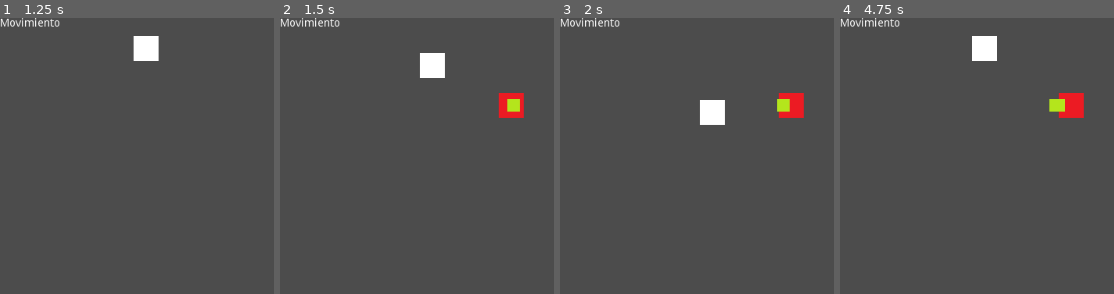
Above: before the commit, frames 1-4 (left to right).
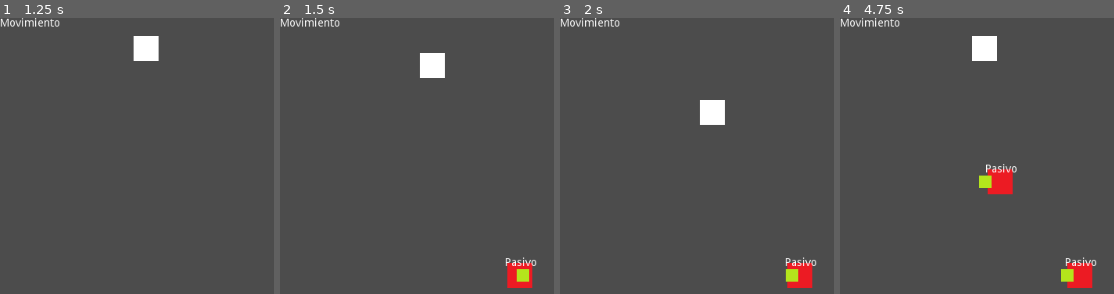
Above: after the commit, the same moments.

Repository: Metecko/Conejo-Magico
Game: Godot game, scene res://escenas/Principal.tscn
Two runs of this game, one before a commit and one after it. Both use one fixed random seed, a clock stepped at 60 frames per second and the inputs below.
Inputs (mouse positions are in pixels of both pictures, inside the frame that each line leads up to):
- Up to frame 1 (1.25 s): tap Enter at 0.5 s; move the mouse to (outside the picture) at 0.52 s; hold Right (ui_right) from 0.53 s (still down); hold Space (bastonazo) from 0.53 s (still down)
- Up to frame 2 (1.5 s): move the mouse to (521, 274) at 1.27 s; release Right (ui_right) at 1.28 s; release Space (bastonazo) at 1.28 s; hold Down (ui_down) from 1.28 s (still down); right-click (521, 274) at 1.35 s
- Up to frame 3 (2 s): keep holding Down (ui_down)
- Up to frame 4 (4.75 s): move the mouse to (outside the picture) at 2.02 s; release Down (ui_down) at 2.03 s; hold Right (ui_right) 2.03-2.78 s; tap Shift (dash) at 2.1 s; move the mouse to (outside the picture) at 2.77 s; hold Up (ui_up) 2.78-3.53 s; click (outside the picture) at 2.85 s; move the mouse to (outside the picture) at 3.52 s; hold Space (bastonazo) 3.53-4.28 s; hold Left (ui_left) from 3.53 s (still down); move the mouse to (998, 180) at 4.27 s; right-click (998, 180) at 4.35 s

Frame 1 is identical in both runs. In frame 2, 1.8% of the frame differs, in the area x 79-94%, y 27-98%; in frame 3, 1.9%; in frame 4, 3.2%, in the area x 50-94%, y 27-98%.
Error before the commit: Invalid get index 'shape' (on base: 'null instance'). (res://entidades/enemigos/creep/Creep.gd:14)

Commit message:
agregado bloque y estados a creep

Diff:
--- a/entidades/enemigos/creep/Creep.gd
+++ b/entidades/enemigos/creep/Creep.gd
@@ -11,7 +11,7 @@
 	return movedir
 
 func _ready() -> void:
-	$Visibilidad/CollisionShape2D.shape.radius = radio_deteccion
+	$Vision/CollisionShape2D.shape.radius = radio_deteccion
 	$ReaccionTimer.wait_time = tiempo_reaccion
 	position = get_global_mouse_position()
 
--- a/entidades/enemigos/creep/Creep.tscn
+++ b/entidades/enemigos/creep/Creep.tscn
@@ -1,11 +1,13 @@
-[gd_scene load_steps=9 format=2]
+[gd_scene load_steps=11 format=2]
 
 [ext_resource path="res://entidades/enemigos/creep/img/mira.png" type="Texture" id=1]
 [ext_resource path="res://entidades/enemigos/creep/img/enemigo.png" type="Texture" id=2]
 [ext_resource path="res://entidades/enemigos/Mira.gd" type="Script" id=3]
 [ext_resource path="res://entidades/enemigos/creep/Creep.gd" type="Script" id=4]
 [ext_resource path="res://entidades/enemigos/creep/CreepEstadoControlador.gd" type="Script" id=5]
-[ext_resource path="res://entidades/enemigos/creep/estados/Quieto.gd" type="Script" id=6]
+[ext_resource path="res://entidades/enemigos/creep/estados/Pasivo.gd" type="Script" id=6]
+[ext_resource path="res://entidades/enemigos/creep/estados/Alerta.gd" type="Script" id=7]
+[ext_resource path="res://entidades/enemigos/creep/estados/Agresivo.gd" type="Script" id=8]
 
 [sub_resource type="CircleShape2D" id=1]
 
@@ -23,18 +25,29 @@
 
 [node name="EstadoControlador" type="Node" parent="."]
 script = ExtResource( 5 )
-ESTADO_INICIAL = NodePath("Quieto")
+ESTADO_INICIAL = NodePath("Pasivo")
 
-[node name="Quieto" type="Node" parent="EstadoControlador"]
+[node name="Pasivo" type="Node" parent="EstadoControlador"]
 script = ExtResource( 6 )
 
 [node name="Alerta" type="Node" parent="EstadoControlador"]
+script = ExtResource( 7 )
 
 [node name="Agresivo" type="Node" parent="EstadoControlador"]
+script = ExtResource( 8 )
 
 [node name="Golpeado" type="Node" parent="EstadoControlador"]
 
 [node name="Atacando" type="Node" parent="EstadoControlador"]
+
+[node name="Label" type="Label" parent="."]
+margin_left = -18.6559
+margin_top = -22.5747
+margin_right = 21.3441
+margin_bottom = -8.57474
+__meta__ = {
+"_edit_use_anchors_": false
+}
 
 [node name="Mira" type="Sprite" parent="."]
 texture = ExtResource( 1 )
@@ -57,6 +70,6 @@
 shape = SubResource( 2 )
 
 [node name="RayCastVision" type="RayCast2D" parent="."]
-[connection signal="body_entered" from="Vision" to="." method="_on_Vision_body_entered"]
-[connection signal="body_exited" from="Vision" to="." method="_on_Vision_body_exited"]
-[connection signal="timeout" from="ReaccionTimer" to="." method="_on_ReaccionTimer_timeout"]
+enabled = true
+collision_mask = 5
+[connection signal="body_entered" from="Vision" to="EstadoControlador/Pasivo" method="_on_Vision_body_entered"]
--- a/entidades/enemigos/creep/CreepEstadoControlador.gd
+++ b/entidades/enemigos/creep/CreepEstadoControlador.gd
@@ -2,8 +2,11 @@
 
 export(NodePath) var ESTADO_INICIAL
 
+var target
+var puede_moverse: bool = false
+
 onready var estados_mapa = {
-		"quieto": $Quieto,
+		"pasivo": $Pasivo,
 		"alerta": $Alerta,
 		"agresivo": $Agresivo,
 		"golpeado": $Golpeado,
@@ -28,6 +31,7 @@
 # warning-ignore:unused_argument
 func _physics_process(delta: float) -> void:
 	estado_actual.actualizar()
+	owner.get_node("Label").text = estado_actual.name
 
 func _cambiar_estado(estado: String):
 	if not _activo:
--- /dev/null
+++ b/entidades/enemigos/creep/estados/Agresivo.gd
@@ -0,0 +1,22 @@
+class_name AgresivoCreep
+extends Estado
+
+onready var perspectiva: RayCast2D = owner.get_node("RayCastVision")
+var observado
+var es_jugador = false
+
+func actualizar():
+
+	if mirar_target():
+		return
+	else:
+		emit_signal("terminado", "alerta")
+
+func mirar_target() -> bool:
+	perspectiva.cast_to = owner.target.position - owner.position
+	perspectiva.force_raycast_update()
+	observado = perspectiva.get_collider()
+	if observado.name == "Jugador":
+		es_jugador = true
+
+	return es_jugador
--- /dev/null
+++ b/entidades/enemigos/creep/estados/Alerta.gd
@@ -0,0 +1,21 @@
+class_name AlertaCreep
+extends Estado
+
+onready var perspectiva: RayCast2D = owner.get_node("RayCastVision")
+var observado
+var es_jugador = false
+
+func actualizar():
+	if mirar_target():
+		emit_signal("terminado", "agresivo")
+	else:
+		return
+
+func mirar_target() -> bool:
+	perspectiva.cast_to = owner.target.position - owner.position
+	perspectiva.force_raycast_update()
+	observado = perspectiva.get_collider()
+	if observado.name == "Jugador":
+		es_jugador = true
+
+	return es_jugador
--- /dev/null
+++ b/entidades/enemigos/creep/estados/Pasivo.gd
@@ -0,0 +1,10 @@
+class_name PasivoCreep
+extends Estado
+
+func actualizar():
+	pass
+
+func _on_Vision_body_entered(body):
+	if body.name == "Jugador":
+		owner.target = body
+		emit_signal("terminado", "alerta")
--- a/entidades/enemigos/creep/estados/Quieto.gd
+++ /dev/null
@@ -1,9 +0,0 @@
-class_name QuietoCreep
-extends Estado
-
-func actualizar():
-	if owner.movedir:
-		emit_signal("terminado", "movimiento")
-
-func wea():
-	print("maraca")
--- /dev/null
+++ b/entidades/obstaculos/Obstaculo.tscn
@@ -0,0 +1,14 @@
+[gd_scene load_steps=3 format=2]
+
+[ext_resource path="res://entidades/jugador/img/player.png" type="Texture" id=1]
+
+[sub_resource type="RectangleShape2D" id=1]
+extents = Vector2( 15.8635, 15.8961 )
+
+[node name="KinematicBody2D" type="StaticBody2D"]
+
+[node name="Sprite" type="Sprite" parent="."]
+texture = ExtResource( 1 )
+
+[node name="CollisionShape2D" type="CollisionShape2D" parent="."]
+shape = SubResource( 1 )
--- a/project.godot
+++ b/project.godot
@@ -9,6 +9,16 @@
 config_version=4
 
 _global_script_classes=[ {
+"base": "Estado",
+"class": "AgresivoCreep",
+"language": "GDScript",
+"path": "res://entidades/enemigos/creep/estados/Agresivo.gd"
+}, {
+"base": "Estado",
+"class": "AlertaCreep",
+"language": "GDScript",
+"path": "res://entidades/enemigos/creep/estados/Alerta.gd"
+}, {
 "base": "Enemigo",
 "class": "Creep",
 "language": "GDScript",
@@ -45,16 +55,18 @@
 "path": "res://entidades/enemigos/Mira.gd"
 }, {
 "base": "Estado",
+"class": "PasivoCreep",
+"language": "GDScript",
+"path": "res://entidades/enemigos/creep/estados/Pasivo.gd"
+}, {
+"base": "Estado",
 "class": "Quieto",
 "language": "GDScript",
 "path": "res://entidades/jugador/estados/Quieto.gd"
-}, {
-"base": "Estado",
-"class": "QuietoCreep",
-"language": "GDScript",
-"path": "res://entidades/enemigos/creep/estados/Quieto.gd"
 } ]
 _global_script_class_icons={
+"AgresivoCreep": "",
+"AlertaCreep": "",
 "Creep": "",
 "Enemigo": "",
 "Enemigos": "",
@@ -62,8 +74,8 @@
 "Estado": "",
 "Jugador": "",
 "Mira": "",
-"Quieto": "",
-"QuietoCreep": ""
+"PasivoCreep": "",
+"Quieto": ""
 }
 
 [application]
@@ -133,7 +145,8 @@
 [layer_names]
 
 2d_physics/layer_1="player"
-2d_physics/layer_2="target"
+2d_physics/layer_2="enemigo"
+2d_physics/layer_3="obstaculo"
 
 [rendering]
 
